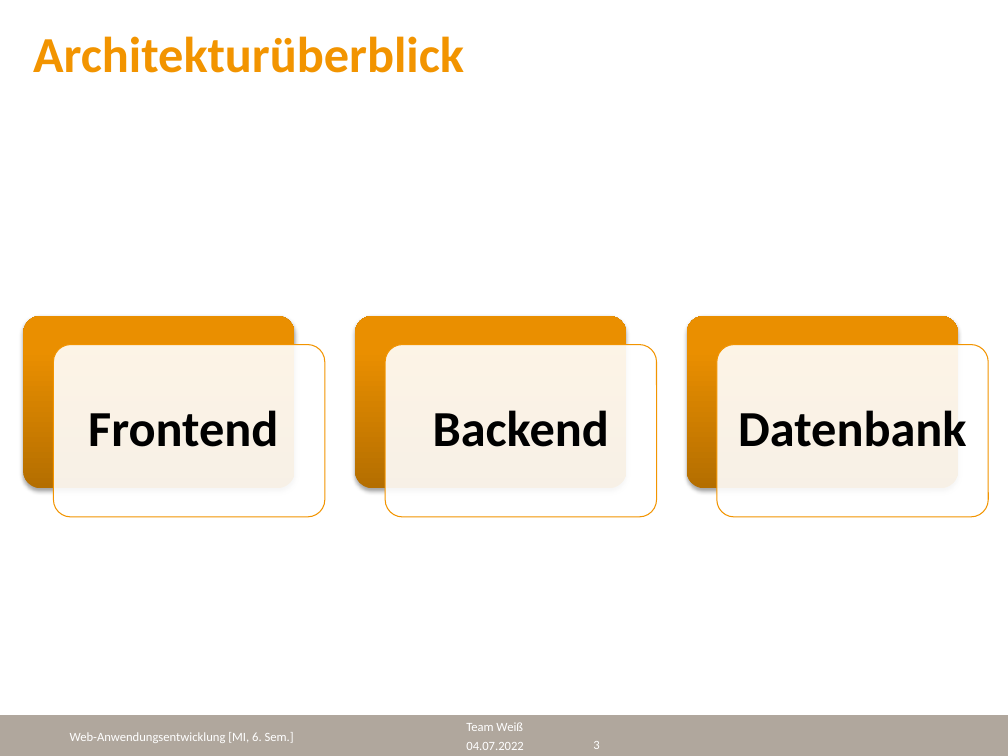
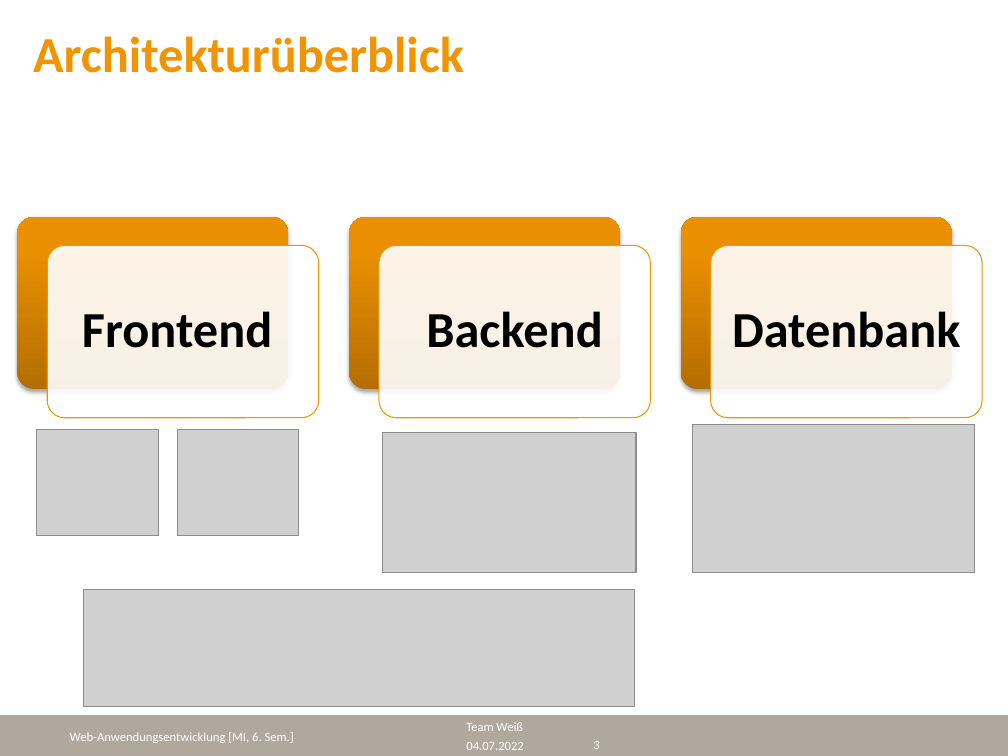
Before and after one commit to cyberlytics/WoIstMeinGeld, a slide deck: slide 3 of sys-doc/Präsentation.pptx. Drawn at 1008x756 pixels with LibreOffice and Linux fonts; fonts in the diff are those of the drawing; grey boxes stand for pictures; background and template pictures are left out. Boxes give left, top, right and bottom in pixels: in the first picture for what was removed or moved away, otherwise in the second. Text is boxed around its words. In the diff, an @@ line names an element or a change of style, - is before the commit and + after.

Commit message:
add icons to techstack

```diff
--- a/sys-doc/Präsentation.pptx
+++ b/sys-doc/Präsentation.pptx
@@ 6 rounded rectangles, 3 texts: place and size @@
-6 rounded rectangles, 3 texts at (23, 316, 988, 517)
+6 rounded rectangles, 3 texts at (17, 217, 982, 417)
@@ picture added at (36, 429, 158, 535) @@
@@ picture added at (177, 429, 298, 535) @@
@@ picture added at (382, 432, 636, 573) @@
@@ picture added at (692, 424, 974, 572) @@
@@ picture added at (84, 590, 634, 708) @@
```
